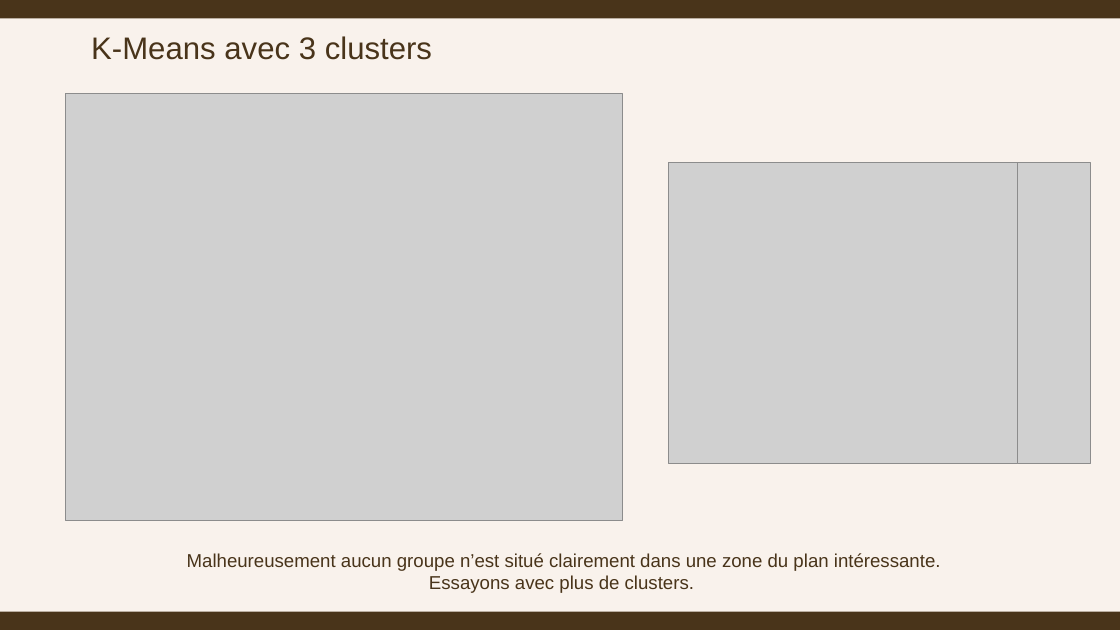
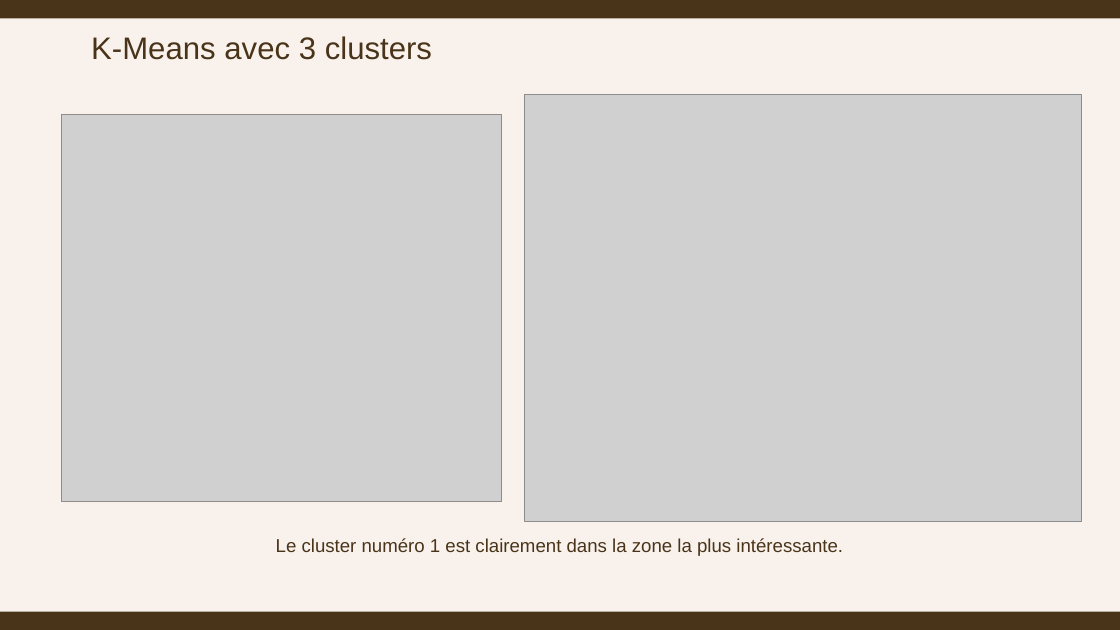
Before and after one commit to ziedbelhocine/Cours-OC, a slide deck: slide 26 of Data_Analyst/Projet_11/livrables/Zied_Belhocine_3_presentation_072026.pptx (slide 28 before the commit). Drawn at 1120x630 pixels with LibreOffice and Linux fonts; fonts in the diff are those of the drawing; grey boxes stand for pictures. Boxes give left, top, right and bottom in pixels: in the first picture for what was removed or moved away, otherwise in the second. Text is boxed around its words. In the diff, an @@ line names an element or a change of style, - is before the commit and + after.

```diff
--- a/Data_Analyst/Projet_11/livrables/Zied_Belhocine_3_presentation_072026.pptx
+++ b/Data_Analyst/Projet_11/livrables/Zied_Belhocine_3_presentation_072026.pptx
@@ picture: place and size @@
-picture at (66, 94, 623, 521)
+picture at (62, 114, 503, 502)
@@ picture added at (525, 94, 1082, 521) @@
@@ picture removed at (669, 162, 1018, 464) @@
@@ picture removed at (1017, 162, 1090, 464) @@
@@ text at (276, 538, 843, 556): text changed @@
-Malheureusement aucun groupe n’est situé clairement dans une zone du plan intéressante.
-Essayons avec plus de clusters.
+Le cluster numéro 1 est clairement dans la zone la plus intéressante.
```
Also in this commit, not shown: 6 other slides changed, 2 slides added, 5 slides removed, 25 other files.
